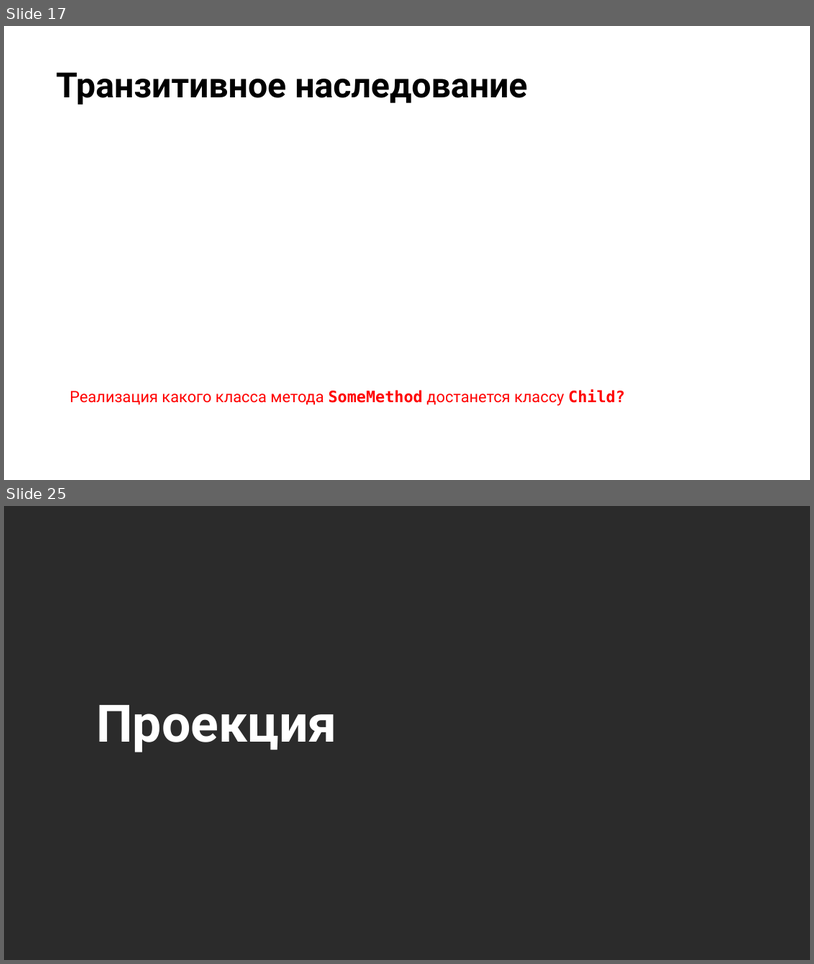
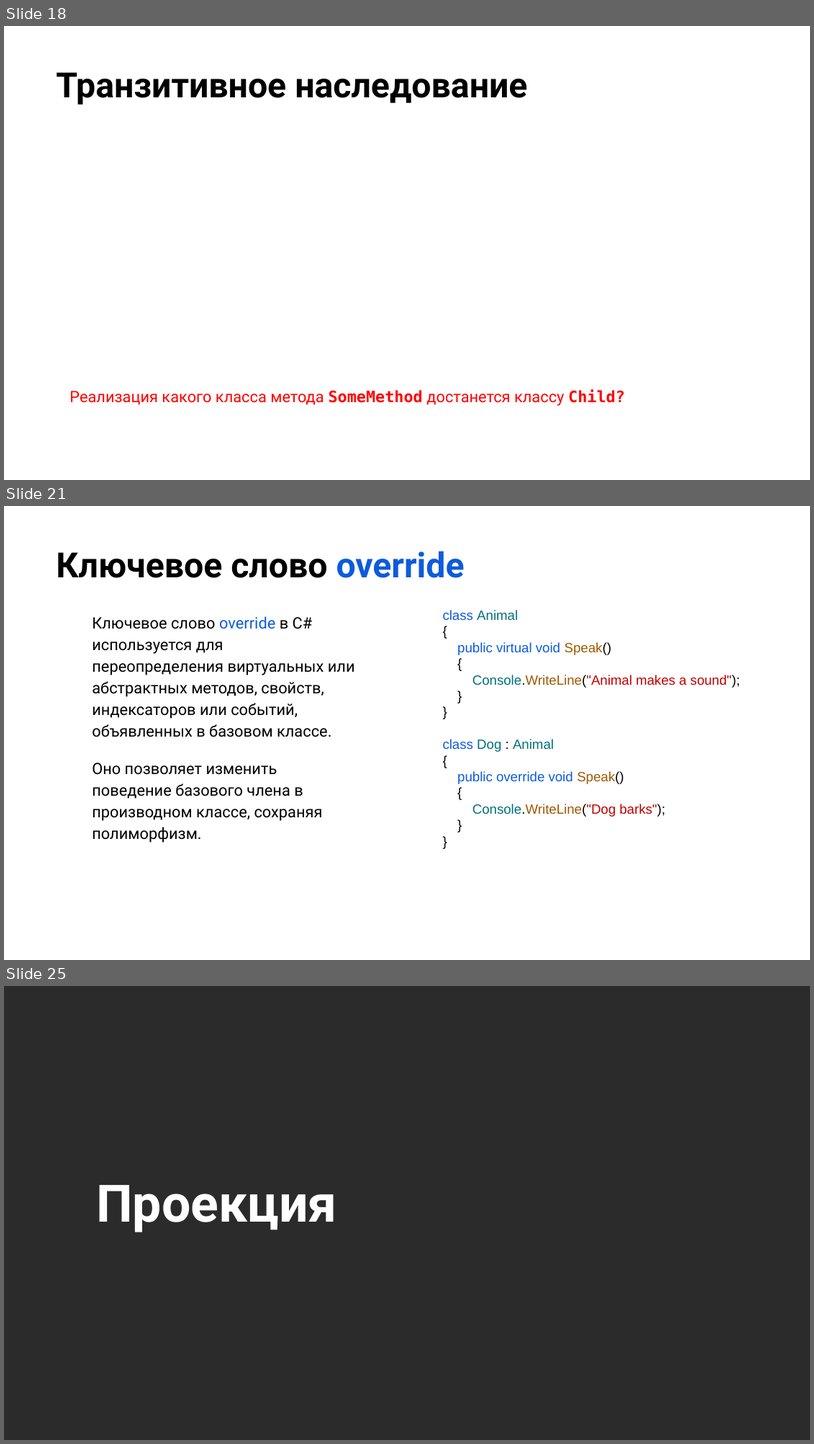
Before and after one commit to NilovPavel/OOP, a slide deck: ООП.pptx. Shown one above the other, each under a label of ours: slides 17 and 25 before the commit, slides 18, 21 and 25 after it; the slides between them are not shown. The pictures are 814x964 and 814x1444 pixels, drawn with LibreOffice and Linux fonts; fonts in the diff are those of the drawing; background and template pictures are left out; a plain dark background stands for a picture behind light text. Boxes give left, top, right and bottom in pixels: in the first picture for what was removed or moved away, otherwise in the second. Text is boxed around its words. In the diff, an @@ line names an element or a change of style, - is before the commit and + after.

```diff
--- a/ООП.pptx
+++ b/ООП.pptx
@@ slide 21 added at (4, 506, 810, 960), background picture (left out) @@
@@ title added at (56, 551, 465, 578), 31 pt, text #000000, bold @@
+Ключевое слово override
@@ text added at (443, 610, 741, 816), 12 pt, text #0D5BDC @@
+class Animal
+{
+public virtual void Speak()
+{
+Console.WriteLine("Animal makes a sound");
+}
+}
+class Dog : Animal
+{
+public override void Speak()
+{
+Console.WriteLine("Dog barks");
+}
+}
@@ text added at (92, 616, 355, 842), 14 pt, text #000000 @@
+Ключевое слово override в C# используется для переопределения виртуальных или абстрактных методов, свойств, индексаторов или событий, объявленных в базовом классе.
+Оно позволяет изменить поведение базового члена в производном классе, сохраняя полиморфизм.
@@ what was slide 17 is now slide 18 @@
```
Also in this commit, not shown: 4 slides changed, 4 other slides added, 28 slides removed, 7 other files.
